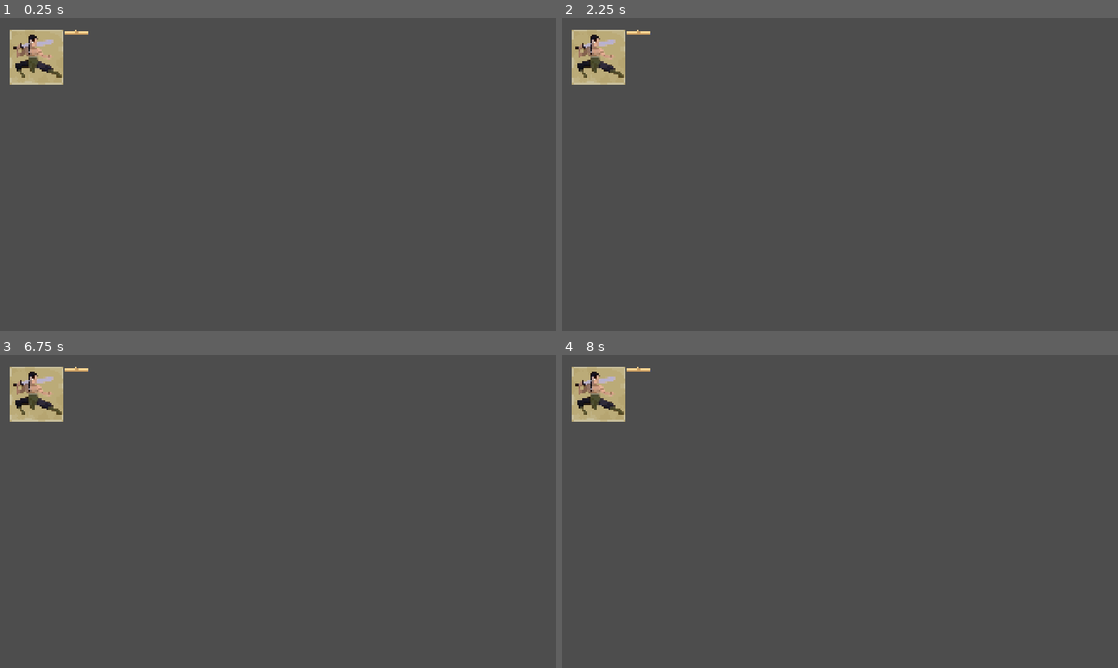
Above: before the commit, frames 1-4 (two rows, left to right).
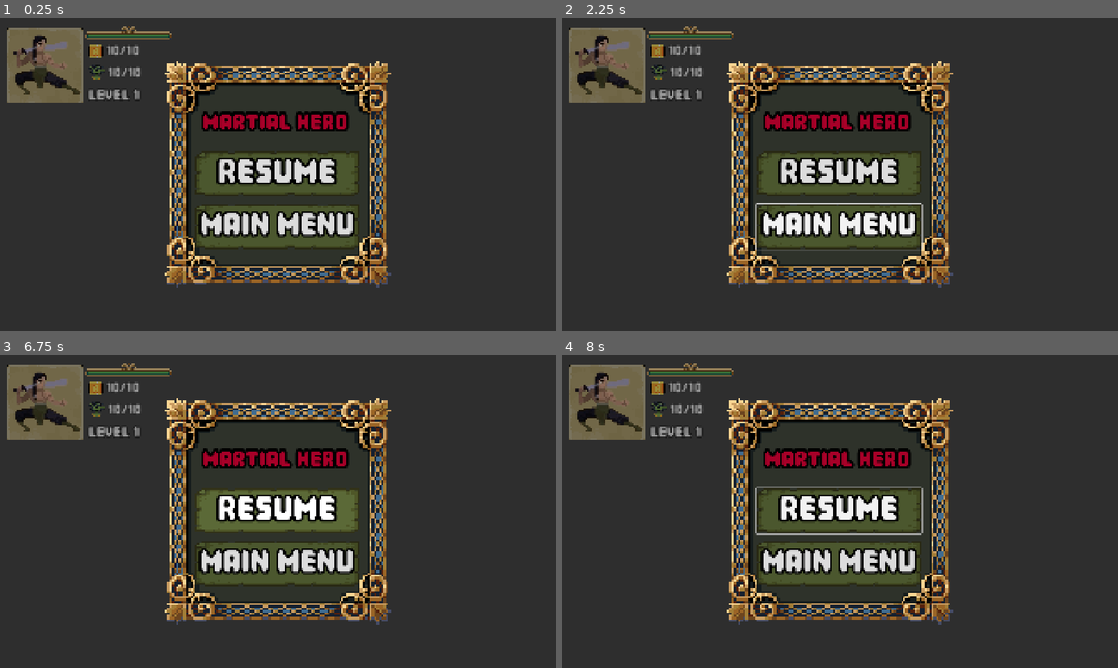
Above: after the commit, the same moments.

Repository: ALI-Yah1a/Martial-Hero
Game: Godot game, scene res://Scenes/level_ui.tscn
Two runs of this game, one before a commit and one after it. Both use one fixed random seed, a clock stepped at 60 frames per second and the inputs below. The project has no main scene, so this scene is started directly.
Inputs (mouse positions are in pixels of both pictures, inside the frame that each line leads up to):
- Up to frame 1 (0.25 s): no input
- Up to frame 2 (2.25 s): click (840, 174) at 0.5 s, where only the run after the commit has a clickable "RESUME"; click (840, 227) at 1.25 s, where only the run after the commit has a clickable "MAIN MENU"; move the mouse to (962, 158) at 2.02 s; press the mouse at (962, 158) at 2.03 s; hold Right (run_right) from 2.03 s (still down)
- Up to frame 3 (6.75 s): move the mouse to (166, 527) at 2.77 s; release the mouse at (166, 527) at 2.78 s; right-click (166, 527) at 2.85 s; move the mouse to (333, 442) at 3.52 s; release Right (run_right) at 3.53 s; hold Left (run_left) 3.53-4.28 s; hold E (attack_3) 3.53-4.28 s; move the mouse to (250, 574) at 4.27 s; hold Right (run_right) 4.28-5.78 s; click (250, 574) at 4.35 s; move the mouse to (444, 558) at 5.02 s; hold Right mouse button (attack_2) 5.03-5.78 s; move the mouse to (111, 464) at 5.77 s; hold Left (run_left) 5.78-6.53 s; tap E (attack_3) at 5.85 s; move the mouse to (305, 511) at 6.52 s; press the mouse at (305, 511) at 6.53 s; hold Right (run_right) from 6.53 s (still down)
- Up to frame 4 (8 s): tap Enter at 7.25 s; move the mouse to (756, 433) at 7.27 s; release Right (run_right) at 7.28 s; release the mouse at (756, 433) at 7.28 s; hold Left (run_left) from 7.28 s (still down); right-click (756, 433) at 7.35 s; tap Space (jump) at 7.52 s

The runs differ from the first frame. In frame 1, 100% of the frame differs, in the area x 0-100%, y 0-100%; in frame 2, 99%; in frame 3, 100%; in frame 4, 100%.

Commit message:
finished the Pause Menu design

Diff:
--- a/Scenes/level_ui.tscn
+++ b/Scenes/level_ui.tscn
@@ -3,6 +3,9 @@
 [ext_resource type="Texture2D" uid="uid://d036mii5cru55" path="res://Assets/HUD/Base-01.png" id="1_xdjqv"]
 [ext_resource type="Texture2D" uid="uid://darawvlnshmai" path="res://Assets/Martial Hero/martial_hero_icon.png" id="2_u4a2s"]
 [ext_resource type="Texture2D" uid="uid://bo6t42fe3wlxy" path="res://Assets/HUD/32x32-Tilesheet.png" id="3_2qe5m"]
+[ext_resource type="Texture2D" uid="uid://d0fwil81cq0fj" path="res://Assets/Pickup/coin.png" id="4_ao4gj"]
+[ext_resource type="FontFile" uid="uid://dnx32cxtk8jx5" path="res://Assets/Pixel Game.otf" id="5_ai2e2"]
+[ext_resource type="Texture2D" uid="uid://bsp406dqlu41j" path="res://Assets/Gorgons/gorgon_icon.png" id="6_htk61"]
 
 [sub_resource type="AtlasTexture" id="AtlasTexture_t76eq"]
 atlas = ExtResource("1_xdjqv")
@@ -16,13 +19,54 @@
 atlas = ExtResource("3_2qe5m")
 region = Rect2(295, 176, 82, 4)
 
+[sub_resource type="AtlasTexture" id="AtlasTexture_uj7jq"]
+atlas = ExtResource("4_ao4gj")
+region = Rect2(1, 1, 18, 18)
+
+[sub_resource type="AtlasTexture" id="AtlasTexture_fjexk"]
+atlas = ExtResource("3_2qe5m")
+region = Rect2(0, 0, 96, 96)
+
+[sub_resource type="StyleBoxTexture" id="StyleBoxTexture_t76eq"]
+texture = ExtResource("3_2qe5m")
+region_rect = Rect2(0, 320, 64, 32)
+modulate_color = Color(0.34117648, 0.44705883, 0.36862746, 1)
+
+[sub_resource type="StyleBoxTexture" id="StyleBoxTexture_uj7jq"]
+texture = ExtResource("3_2qe5m")
+region_rect = Rect2(0, 320, 64, 32)
+modulate_color = Color(0.41568628, 0.5372549, 0.44705883, 1)
+
+[sub_resource type="StyleBoxTexture" id="StyleBoxTexture_fjexk"]
+texture = ExtResource("3_2qe5m")
+region_rect = Rect2(0, 320, 64, 32)
+modulate_color = Color(0.27058825, 0.3647059, 0.29803923, 1)
+
+[sub_resource type="StyleBoxTexture" id="StyleBoxTexture_m0ht2"]
+texture = ExtResource("3_2qe5m")
+region_rect = Rect2(0, 320, 64, 32)
+modulate_color = Color(0.34117648, 0.44705883, 0.36862746, 1)
+
+[sub_resource type="StyleBoxTexture" id="StyleBoxTexture_g1idy"]
+texture = ExtResource("3_2qe5m")
+region_rect = Rect2(0, 320, 64, 32)
+modulate_color = Color(0.41568628, 0.5372549, 0.44705883, 1)
+
+[sub_resource type="StyleBoxTexture" id="StyleBoxTexture_imobx"]
+texture = ExtResource("3_2qe5m")
+region_rect = Rect2(0, 320, 64, 32)
+modulate_color = Color(0.27058825, 0.3647059, 0.29803923, 1)
+
 [node name="LevelUI" type="CanvasLayer" unique_id=469915797 groups=["UI"]]
 
 [node name="HUD" type="Control" parent="." unique_id=38721602]
 layout_mode = 3
 anchors_preset = 0
-offset_right = 40.0
-offset_bottom = 40.0
+offset_left = -22.0
+offset_top = -22.000004
+offset_right = 18.0
+offset_bottom = 17.999996
+scale = Vector2(1.4, 1.4)
 
 [node name="PlayerStats" type="HBoxContainer" parent="HUD" unique_id=460630330]
 layout_mode = 0
@@ -48,42 +92,166 @@
 [node name="VitalsAndStats" type="VBoxContainer" parent="HUD/PlayerStats" unique_id=607839486]
 layout_mode = 2
 
-[node name="TextureProgressBar" type="TextureProgressBar" parent="HUD/PlayerStats/VitalsAndStats" unique_id=477387949]
-layout_mode = 2
+[node name="Control" type="Control" parent="HUD/PlayerStats/VitalsAndStats" unique_id=2090848470]
+layout_mode = 2
+
+[node name="HealthBar" type="TextureProgressBar" parent="HUD/PlayerStats/VitalsAndStats/Control" unique_id=477387949]
+layout_mode = 0
+offset_left = 1.6666665
+offset_top = -7.6666675
+offset_right = 87.666664
+offset_bottom = 7.3333325
+scale = Vector2(2.5, 2.5)
 value = 100.0
 texture_under = SubResource("AtlasTexture_g1idy")
 texture_progress = SubResource("AtlasTexture_imobx")
 texture_progress_offset = Vector2(2, 9)
 
-[node name="CoinsTracker" type="HBoxContainer" parent="HUD/PlayerStats/VitalsAndStats" unique_id=2052287515]
-layout_mode = 2
-
-[node name="CoinIcon" type="TextureRect" parent="HUD/PlayerStats/VitalsAndStats/CoinsTracker" unique_id=145735796]
-layout_mode = 2
-
-[node name="CoinsLabel" type="Label" parent="HUD/PlayerStats/VitalsAndStats/CoinsTracker" unique_id=1557012617]
-layout_mode = 2
-
-[node name="GorgonsTracker" type="HBoxContainer" parent="HUD/PlayerStats/VitalsAndStats" unique_id=903190651]
-layout_mode = 2
-
-[node name="GorgonIcon" type="TextureRect" parent="HUD/PlayerStats/VitalsAndStats/GorgonsTracker" unique_id=575515379]
-layout_mode = 2
-
-[node name="GorgonLabel" type="Label" parent="HUD/PlayerStats/VitalsAndStats/GorgonsTracker" unique_id=970510831]
-layout_mode = 2
-
-[node name="CurrentLevelLabel" type="Label" parent="HUD/PlayerStats/VitalsAndStats" unique_id=928679182]
-layout_mode = 2
+[node name="Control2" type="Control" parent="HUD/PlayerStats/VitalsAndStats" unique_id=813776381]
+layout_mode = 2
+
+[node name="VBoxContainer" type="VBoxContainer" parent="HUD/PlayerStats/VitalsAndStats/Control2" unique_id=1498958250]
+layout_mode = 0
+offset_left = 11.285717
+offset_top = 29.666668
+offset_right = 75.28572
+offset_bottom = 108.66667
+scale = Vector2(2, 2)
+
+[node name="CoinsTracker" type="HBoxContainer" parent="HUD/PlayerStats/VitalsAndStats/Control2/VBoxContainer" unique_id=2052287515]
+layout_mode = 2
+
+[node name="CoinIcon" type="TextureRect" parent="HUD/PlayerStats/VitalsAndStats/Control2/VBoxContainer/CoinsTracker" unique_id=145735796]
+layout_mode = 2
+texture = SubResource("AtlasTexture_uj7jq")
+stretch_mode = 5
+
+[node name="CoinsLabel" type="Label" parent="HUD/PlayerStats/VitalsAndStats/Control2/VBoxContainer/CoinsTracker" unique_id=1557012617]
+layout_mode = 2
+theme_override_constants/outline_size = 3
+theme_override_fonts/font = ExtResource("5_ai2e2")
+theme_override_font_sizes/font_size = 22
+text = "10/10"
+
+[node name="GorgonsTracker" type="HBoxContainer" parent="HUD/PlayerStats/VitalsAndStats/Control2/VBoxContainer" unique_id=903190651]
+layout_mode = 2
+
+[node name="GorgonIcon" type="TextureRect" parent="HUD/PlayerStats/VitalsAndStats/Control2/VBoxContainer/GorgonsTracker" unique_id=575515379]
+custom_maximum_size = Vector2(20, 20)
+layout_mode = 2
+texture = ExtResource("6_htk61")
+stretch_mode = 5
+
+[node name="GorgonLabel" type="Label" parent="HUD/PlayerStats/VitalsAndStats/Control2/VBoxContainer/GorgonsTracker" unique_id=970510831]
+layout_mode = 2
+theme_override_constants/outline_size = 3
+theme_override_fonts/font = ExtResource("5_ai2e2")
+theme_override_font_sizes/font_size = 22
+text = "10/10"
+
+[node name="CurrentLevelLabel" type="Label" parent="HUD/PlayerStats/VitalsAndStats/Control2/VBoxContainer" unique_id=928679182]
+layout_mode = 2
+theme_override_constants/outline_size = 5
+theme_override_fonts/font = ExtResource("5_ai2e2")
+theme_override_font_sizes/font_size = 24
+text = "Level 1"
 
 [node name="PauseMenu" type="Control" parent="." unique_id=1686111363]
+process_mode = 3
+layout_mode = 3
+anchors_preset = 15
+anchor_right = 1.0
+anchor_bottom = 1.0
+grow_horizontal = 2
+grow_vertical = 2
+
+[node name="Background" type="ColorRect" parent="PauseMenu" unique_id=1333185052]
+layout_mode = 1
+anchors_preset = 15
+anchor_right = 1.0
+anchor_bottom = 1.0
+grow_horizontal = 2
+grow_vertical = 2
+color = Color(0, 0, 0, 0.39607844)
+
+[node name="NinePatchRect" type="NinePatchRect" parent="PauseMenu" unique_id=67369627]
+layout_mode = 1
+anchors_preset = 8
+anchor_left = 0.5
+anchor_top = 0.5
+anchor_right = 0.5
+anchor_bottom = 0.5
+offset_left = -300.0
+offset_top = -300.0
+offset_right = 300.0
+offset_bottom = 300.0
+grow_horizontal = 2
+grow_vertical = 2
+scale = Vector2(1.3, 1.3)
+pivot_offset = Vector2(302, 302)
+texture = SubResource("AtlasTexture_fjexk")
+
+[node name="VBoxContainer" type="VBoxContainer" parent="PauseMenu/NinePatchRect" unique_id=1980285731]
+layout_mode = 0
+offset_right = 40.0
+offset_bottom = 40.0
+
+[node name="Control2" type="Control" parent="PauseMenu/NinePatchRect/VBoxContainer" unique_id=1141968921]
+layout_mode = 2
+
+[node name="Title" type="Label" parent="PauseMenu/NinePatchRect/VBoxContainer/Control2" unique_id=506789841]
+layout_mode = 0
+offset_left = 100.0
+offset_top = 125.0
+offset_right = 584.0
+offset_bottom = 227.0
+theme_override_colors/font_color = Color(0.65344477, 0, 0.15592867, 1)
+theme_override_constants/outline_size = 25
+theme_override_fonts/font = ExtResource("5_ai2e2")
+theme_override_font_sizes/font_size = 80
+text = "MARTIAL HERO"
+
+[node name="Control" type="Control" parent="PauseMenu/NinePatchRect/VBoxContainer" unique_id=1261247915]
+layout_mode = 2
+
+[node name="VBoxContainer" type="VBoxContainer" parent="PauseMenu/NinePatchRect/VBoxContainer/Control" unique_id=917386204]
+layout_mode = 0
+offset_left = 78.0
+offset_top = 235.0
+offset_right = 532.0
+offset_bottom = 539.0
+theme_override_constants/separation = 20
+
+[node name="ResumeButton" type="Button" parent="PauseMenu/NinePatchRect/VBoxContainer/Control/VBoxContainer" unique_id=707787654]
+custom_minimum_size = Vector2(440, 120)
+custom_maximum_size = Vector2(440, 120)
+layout_mode = 2
+theme_override_colors/font_color = Color(0.8627451, 0.8627451, 0.8627451, 1)
+theme_override_colors/font_outline_color = Color(0, 0, 0, 1)
+theme_override_constants/outline_size = 24
+theme_override_fonts/font = ExtResource("5_ai2e2")
+theme_override_font_sizes/font_size = 120
+theme_override_styles/normal = SubResource("StyleBoxTexture_t76eq")
+theme_override_styles/pressed = SubResource("StyleBoxTexture_uj7jq")
+theme_override_styles/hover = SubResource("StyleBoxTexture_fjexk")
+text = "RESUME"
+
+[node name="MainMenuButton" type="Button" parent="PauseMenu/NinePatchRect/VBoxContainer/Control/VBoxContainer" unique_id=814237878]
+custom_minimum_size = Vector2(440, 120)
+custom_maximum_size = Vector2(440, 120)
+layout_mode = 2
+theme_override_colors/font_color = Color(0.86381346, 0.8638138, 0.8638136, 1)
+theme_override_constants/outline_size = 24
+theme_override_fonts/font = ExtResource("5_ai2e2")
+theme_override_font_sizes/font_size = 110
+theme_override_styles/normal = SubResource("StyleBoxTexture_m0ht2")
+theme_override_styles/pressed = SubResource("StyleBoxTexture_g1idy")
+theme_override_styles/hover = SubResource("StyleBoxTexture_imobx")
+text = "MAIN MENU"
+
+[node name="LevelCompleteMenu" type="Control" parent="." unique_id=140316735]
+process_mode = 3
 layout_mode = 3
 anchors_preset = 0
 offset_right = 40.0
 offset_bottom = 40.0
-
-[node name="LevelCompleteMenu" type="Control" parent="." unique_id=140316735]
-layout_mode = 3
-anchors_preset = 0
-offset_right = 40.0
-offset_bottom = 40.0
